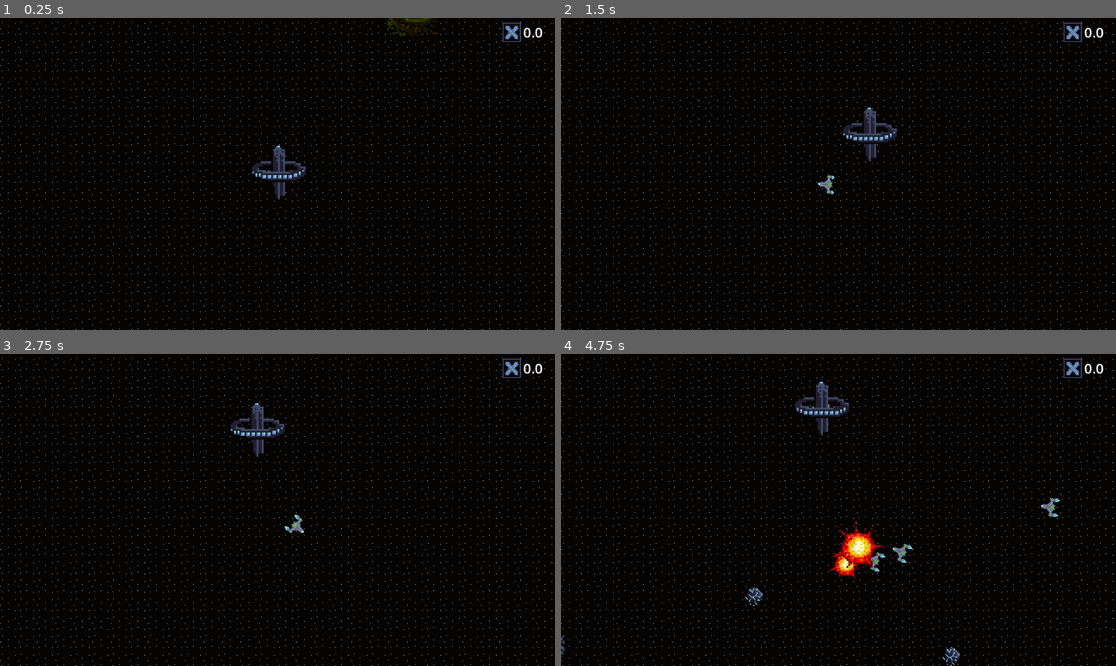
Above: before the commit, frames 1-4 (two rows, left to right).
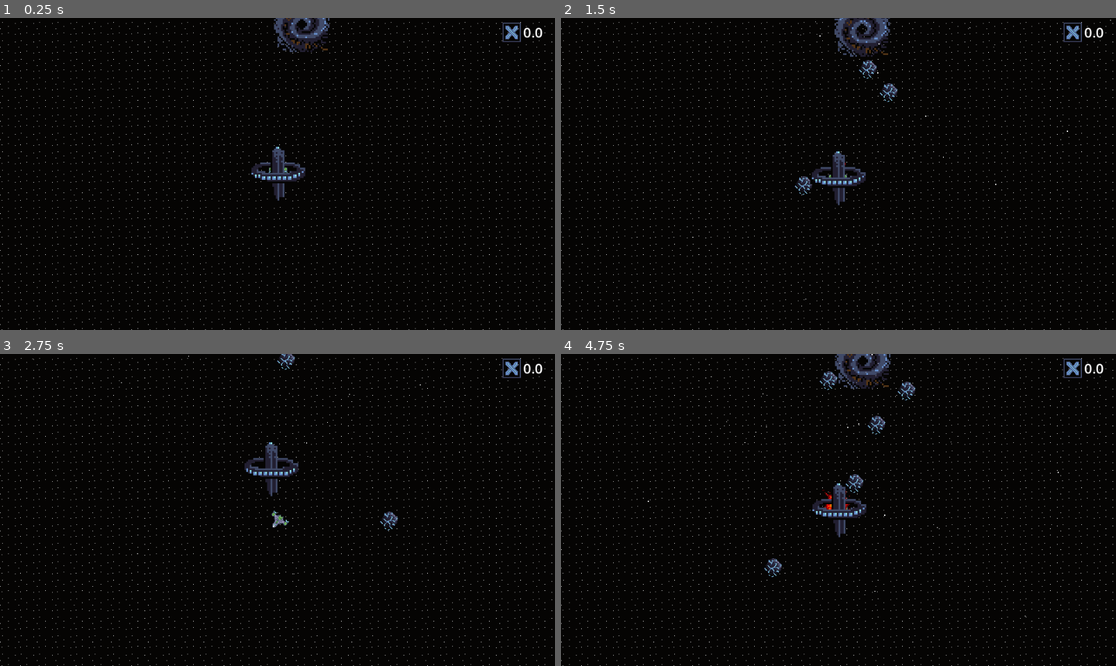
Above: after the commit, the same moments.

Repository: JoshPattman/microjam-034
Game: Godot game, scene res://scenes/game.tscn
The game is run twice, just before and just after one commit, with the same random seed, the same clock (stepped at 60 frames per second) and the same inputs.
Inputs:
- Up to frame 1 (0.25 s): no input
- Up to frame 2 (1.5 s): hold D (player_right) 0.53-1.28 s; tap Shift (player_boost) at 0.6 s; hold S (player_back) from 1.28 s (still down); tap Ctrl (player_break) at 1.35 s
- Up to frame 3 (2.75 s): release S (player_back) at 2.03 s; hold D (player_right) from 2.03 s (still down); tap E (player_collect) at 2.1 s
- Up to frame 4 (4.75 s): release D (player_right) at 2.78 s; hold W (player_forward) 2.78-3.53 s; tap Shift (player_boost) at 2.85 s; hold Ctrl (player_break) 3.53-4.28 s; hold A (player_left) from 3.53 s (still down); tap E (player_collect) at 4.35 s

The runs differ from the first frame. In frame 1, 1.2% of the frame differs, in the area x 45-79%, y 0-59%; in frame 2, 2.5%; in frame 3, 1.7%; in frame 4, 4.0%, in the area x 0-90%, y 0-100%.

Commit message:
black hole particles

Diff:
--- a/godot/game_objects/blackhole.tscn
+++ b/godot/game_objects/blackhole.tscn
@@ -7,6 +7,25 @@
 
 [sub_resource type="CircleShape2D" id="CircleShape2D_cjxyd"]
 radius = 47.3814
+
+[sub_resource type="Curve" id="Curve_cjxyd"]
+_data = [Vector2(0, 0), 0.0, 0.0, 0, 0, Vector2(0.253205, 1), 0.0, 0.0, 0, 0, Vector2(0.817308, 1), 0.0, 0.0, 0, 0, Vector2(1, 0), 0.0, 0.0, 0, 0]
+point_count = 4
+
+[sub_resource type="CurveTexture" id="CurveTexture_cjxyd"]
+curve = SubResource("Curve_cjxyd")
+
+[sub_resource type="ParticleProcessMaterial" id="ParticleProcessMaterial_bu7xi"]
+particle_flag_disable_z = true
+emission_shape_scale = Vector3(600, 600, 1)
+emission_shape = 1
+emission_sphere_radius = 1.0
+gravity = Vector3(0, 0, 0)
+radial_accel_min = -44.57
+radial_accel_max = -13.71
+scale_min = 0.4
+scale_max = 2.0
+scale_curve = SubResource("CurveTexture_cjxyd")
 
 [node name="Blackhole" type="Node2D"]
 script = ExtResource("1_nhp80")
@@ -28,3 +47,9 @@
 
 [node name="Node2D" type="Node2D" parent="."]
 script = ExtResource("4_cjxyd")
+
+[node name="GPUParticles2D" type="GPUParticles2D" parent="."]
+amount = 80
+lifetime = 2.0
+trail_lifetime = 0.19
+process_material = SubResource("ParticleProcessMaterial_bu7xi")
--- a/godot/game_objects/whitehole.tscn
+++ b/godot/game_objects/whitehole.tscn
@@ -7,6 +7,25 @@
 
 [sub_resource type="CircleShape2D" id="CircleShape2D_cjxyd"]
 radius = 47.3814
+
+[sub_resource type="Curve" id="Curve_iib8q"]
+_data = [Vector2(0, 0), 0.0, 0.0, 0, 0, Vector2(0.253205, 1), 0.0, 0.0, 0, 0, Vector2(0.817308, 1), 0.0, 0.0, 0, 0, Vector2(1, 0), 0.0, 0.0, 0, 0]
+point_count = 4
+
+[sub_resource type="CurveTexture" id="CurveTexture_enolj"]
+curve = SubResource("Curve_iib8q")
+
+[sub_resource type="ParticleProcessMaterial" id="ParticleProcessMaterial_7ipbn"]
+particle_flag_disable_z = true
+emission_shape_scale = Vector3(600, 600, 1)
+emission_shape = 1
+emission_sphere_radius = 1.0
+gravity = Vector3(0, 0, 0)
+radial_accel_min = 13.71
+radial_accel_max = 44.57
+scale_min = 0.4
+scale_max = 2.0
+scale_curve = SubResource("CurveTexture_enolj")
 
 [node name="Whitehole" type="Node2D"]
 script = ExtResource("1_iib8q")
@@ -32,3 +51,9 @@
 
 [node name="Node2D" type="Node2D" parent="."]
 script = ExtResource("4_u03if")
+
+[node name="GPUParticles2D" type="GPUParticles2D" parent="."]
+amount = 80
+lifetime = 2.0
+trail_lifetime = 0.19
+process_material = SubResource("ParticleProcessMaterial_7ipbn")
--- a/godot/scenes/game.tscn
+++ b/godot/scenes/game.tscn
@@ -23,6 +23,7 @@
 [node name="Game" type="Node2D"]
 script = ExtResource("1_iywne")
 enemy_spawn_groups = Array[ExtResource("2_0tnpc")]([SubResource("Resource_vtaks"), SubResource("Resource_kvpfn")])
+max_enemies = 0
 
 [node name="Station" parent="." instance=ExtResource("2_lbhrr")]
 scale = Vector2(3, 3)
@@ -81,19 +82,22 @@
 [node name="Node" type="Node" parent="."]
 
 [node name="Blackhole" parent="Node" instance=ExtResource("6_p57ef")]
-position = Vector2(636, -25)
+position = Vector2(42, -260)
 
 [node name="Blackhole2" parent="Node" instance=ExtResource("6_p57ef")]
-position = Vector2(364, 517)
+position = Vector2(3314, -191)
 
 [node name="Blackhole3" parent="Node" instance=ExtResource("6_p57ef")]
-position = Vector2(-492, 412)
+position = Vector2(1626, 1451)
 
 [node name="Blackhole4" parent="Node" instance=ExtResource("6_p57ef")]
-position = Vector2(-712, -56)
+position = Vector2(-1277, 772)
 
 [node name="Blackhole5" parent="Node" instance=ExtResource("6_p57ef")]
-position = Vector2(-340, -594)
+position = Vector2(-1686, -1550)
 
-[node name="Whitehole" parent="." instance=ExtResource("7_u5sy4")]
-position = Vector2(231, -286)
+[node name="Whitehole" parent="Node" instance=ExtResource("7_u5sy4")]
+position = Vector2(-164, -2238)
+
+[node name="Whitehole2" parent="Node" instance=ExtResource("7_u5sy4")]
+position = Vector2(-451, 2313)
--- a/godot/scripts/game.gd
+++ b/godot/scripts/game.gd
@@ -38,7 +38,7 @@
 	instance.global_position = _get_random_asteroid_spawn_loc()
 
 func spawn_enemy():
-	if len(get_tree().get_nodes_in_group("enemies")) > max_enemies:
+	if len(get_tree().get_nodes_in_group("enemies")) >= max_enemies:
 		return
 	var group = enemy_spawn_groups[randi_range(0, len(enemy_spawn_groups)-1)]
 	var loc = _get_random_asteroid_spawn_loc()
Not shown: 1 places in godot/game_objects/blackhole.tscn that only renumber resources
Not shown: 1 places in godot/game_objects/whitehole.tscn that only renumber resources
